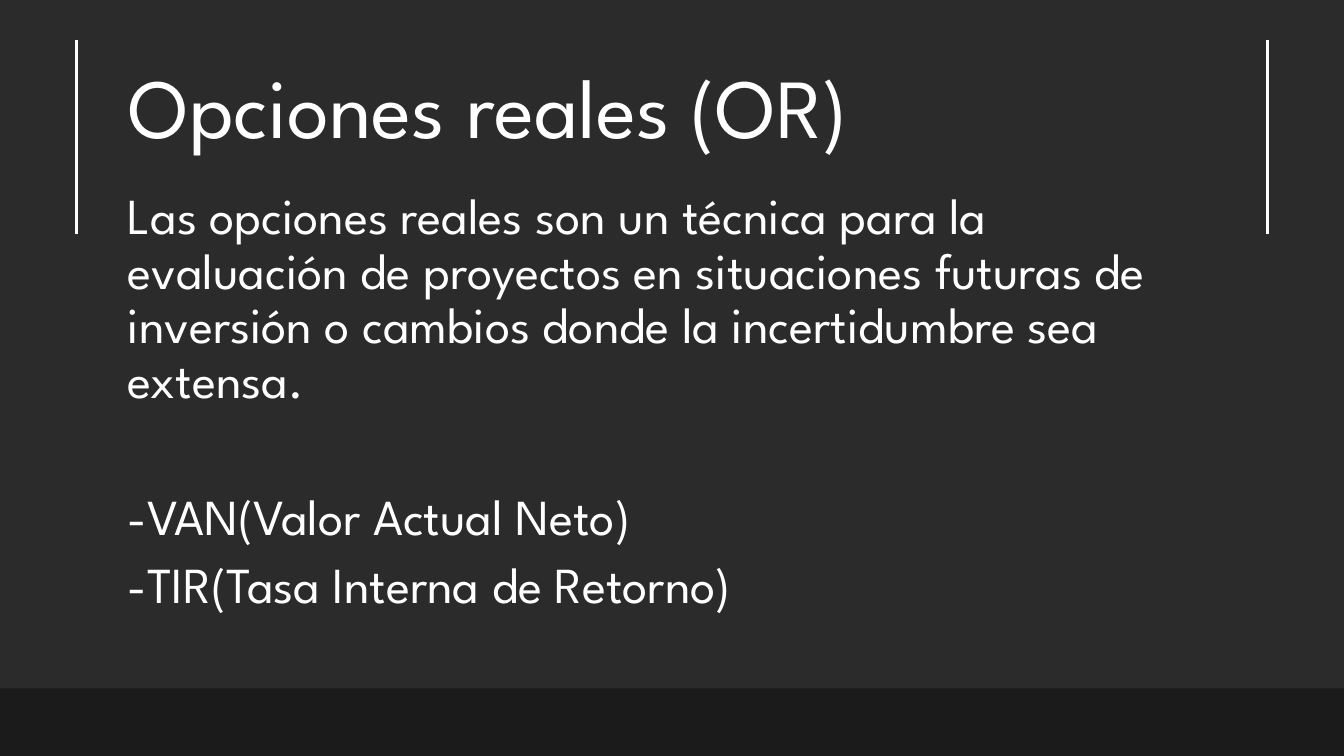
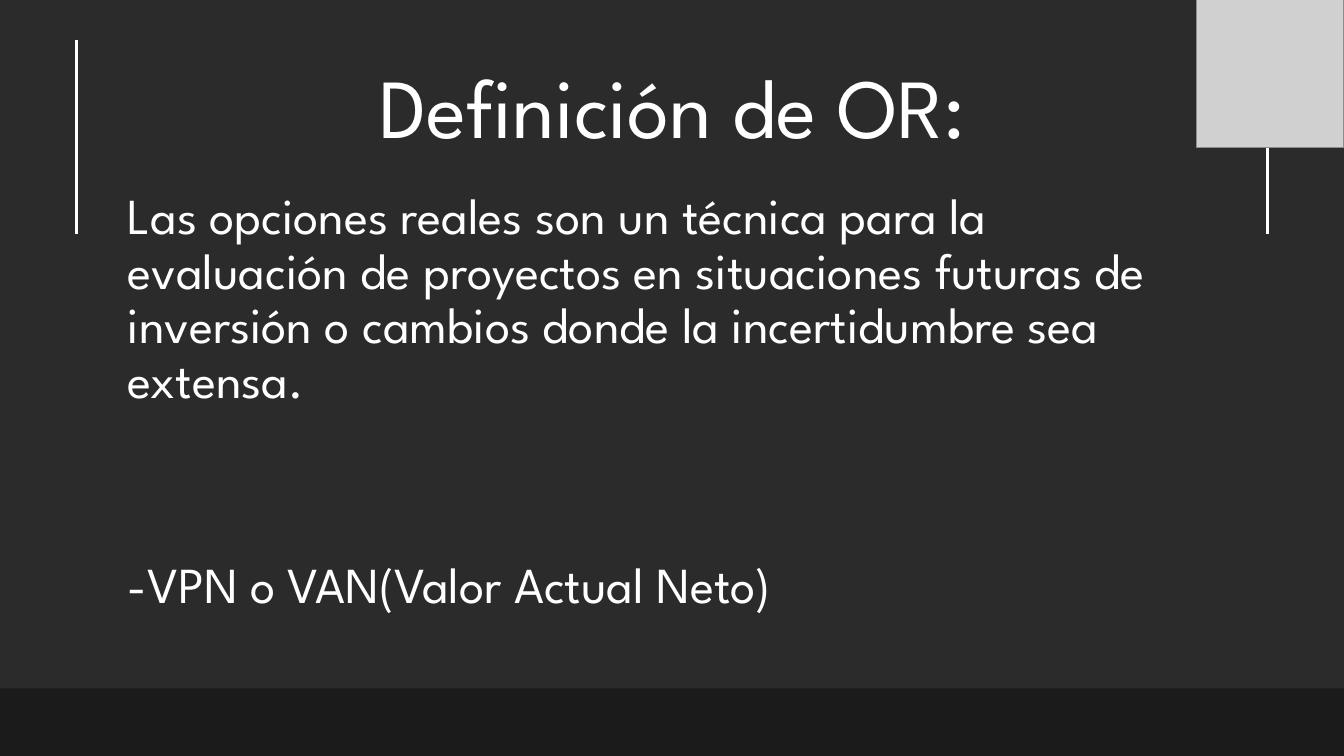
Before and after one commit to Daztery/Matem-tica-Computacional-TF, a slide deck: slide 3 of Opciones reales.pptx (slide 2 before the commit). Drawn at 1344x756 pixels with LibreOffice and Linux fonts; fonts in the diff are those of the drawing; grey boxes stand for pictures; background and template pictures are left out; a plain dark background stands for a picture behind light text. Boxes give left, top, right and bottom in pixels: in the first picture for what was removed or moved away, otherwise in the second. Text is boxed around its words. In the diff, an @@ line names an element or a change of style, - is before the commit and + after.

```diff
--- a/Opciones reales.pptx
+++ b/Opciones reales.pptx
@@ picture added at (1197,0,1344,147) @@
@@ title at (379,79,965,139): text changed @@
-Opciones reales (OR)
+Definición de OR:
@@ text at (128,568,772,613): text changed @@
--VAN(Valor Actual Neto)
--TIR(Tasa Interna de Retorno)
+-VPN o VAN(Valor Actual Neto)
```
Also in this commit, not shown: 3 other slides changed, 5 slides added, 9 slides removed.
